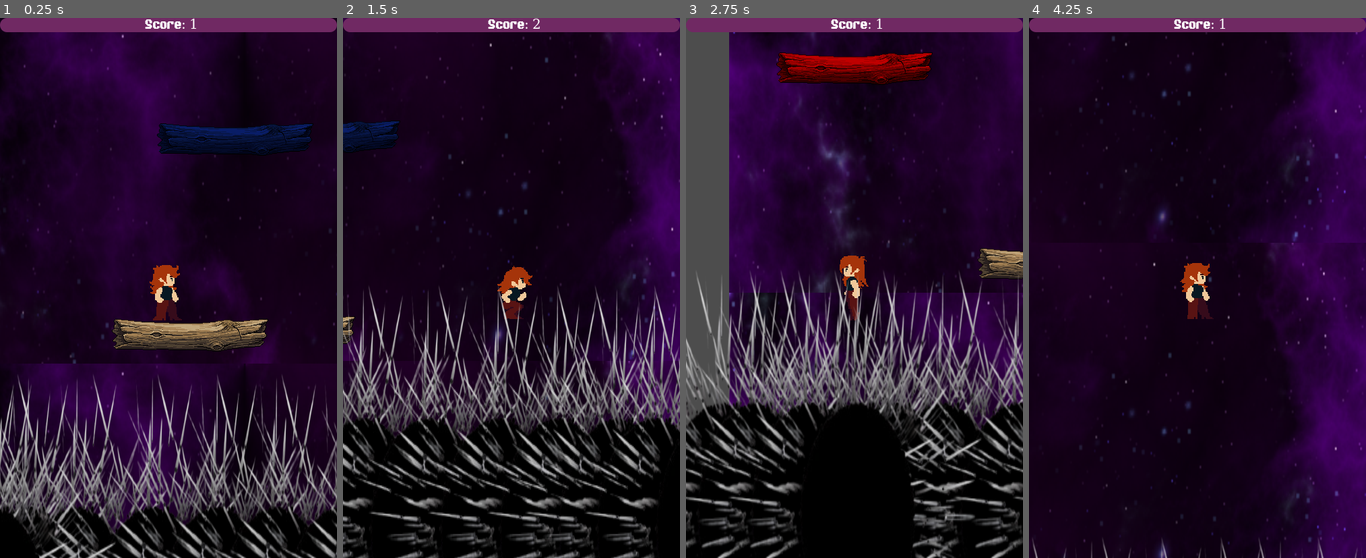
Above: before the commit, frames 1-4 (left to right).
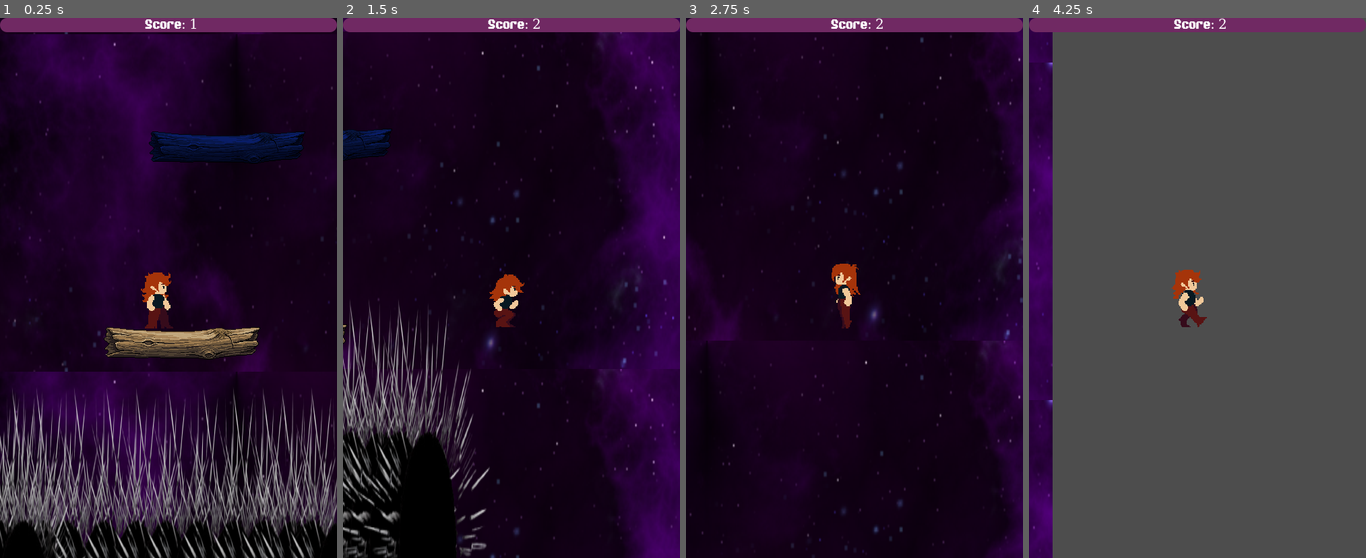
Above: after the commit, the same moments.

Repository: niranjansthaa11-code/jumping-game
Game: Godot game, scene res://Scences/game_manager.tscn
The game is run twice, just before and just after one commit, with the same random seed, the same clock (stepped at 60 frames per second) and the same inputs.
Inputs:
- Up to frame 1 (0.25 s): no input
- Up to frame 2 (1.5 s): tap Enter at 0.5 s; hold Right (Right) from 0.53 s (still down); tap Space (jump) at 0.6, 0.77, 1.07 s; tap Alt at 1.35 s
- Up to frame 3 (2.75 s): tap Space (jump) at 1.52, 1.55, 1.82, 2.3 s; release Right (Right) at 2.03 s; hold Left (Left) from 2.03 s (still down); tap Shift at 2.1 s
- Up to frame 4 (4.25 s): release Left (Left) at 2.78 s; hold Right (Right) from 2.78 s (still down); tap Space (jump) at 2.85, 3.02, 3.32, 3.77, 3.8, 4.07 s; tap Alt at 3.6 s

The runs differ from the first frame. In frame 1, 23% of the frame differs, in the area x 0-100%, y 2-100%; in frame 2, 26%; in frame 3, 50%; in frame 4, 97%, in the area x 0-100%, y 0-100%.

Commit message:
trying gpuparticles2d but it's not working :)

Diff:
--- a/Scences/game_manager.tscn
+++ b/Scences/game_manager.tscn
@@ -11,9 +11,33 @@
 [ext_resource type="Script" uid="uid://d2bjub1waubj" path="res://scripts/spwanner.gd" id="8_144yx"]
 [ext_resource type="AudioStream" uid="uid://dlqxt1otbjalh" path="res://Assets/Music/background_music.mp3" id="9_n5h5e"]
 [ext_resource type="FontFile" uid="uid://dvh0cmmo4y4wl" path="res://Assets/Fonts/GamepauseddemoRegular-RpmY6.otf" id="10_f18hu"]
+[ext_resource type="Texture2D" uid="uid://kfo1p0y6cko2" path="res://Assets/Background/df-removebg-preview.png" id="10_p2wod"]
 
 [sub_resource type="RectangleShape2D" id="RectangleShape2D_y7cpi"]
 size = Vector2(1248, 408)
+
+[sub_resource type="Curve" id="Curve_ku2p1"]
+_data = [Vector2(0.03374234, 0.9552573), 0.0, 0.0, 0, 0, Vector2(0.9539877, 0), 0.0, 0.0, 0, 0]
+point_count = 2
+
+[sub_resource type="CurveTexture" id="CurveTexture_p2wod"]
+curve = SubResource("Curve_ku2p1")
+
+[sub_resource type="ParticleProcessMaterial" id="ParticleProcessMaterial_ku2p1"]
+particle_flag_disable_z = true
+emission_shape = 6
+emission_ring_axis = Vector3(0, 0, 1)
+emission_ring_height = 0.0
+emission_ring_radius = 200.0
+emission_ring_inner_radius = 150.0
+emission_ring_cone_angle = 90.0
+orbit_velocity_min = 0.5000001
+orbit_velocity_max = 0.5000001
+gravity = Vector3(0, 0, 0)
+radial_accel_min = -200.0
+radial_accel_max = -200.0
+scale_curve = SubResource("CurveTexture_p2wod")
+color = Color(0.0040020705, 0.0026240114, 0.00064859155, 1)
 
 [sub_resource type="StyleBoxFlat" id="StyleBoxFlat_n5h5e"]
 bg_color = Color(0.4392157, 0.16078432, 0.3882353, 1)
@@ -40,14 +64,19 @@
 position = Vector2(80, 520)
 scale = Vector2(1.5, 1.5)
 
+[node name="Music_manager" type="AudioStreamPlayer" parent="." groups=["global_music"]]
+unique_name_in_owner = true
+stream = ExtResource("9_n5h5e")
+
 [node name="Floor" type="Node2D" parent="."]
 
 [node name="StaticBody2D" parent="Floor" instance=ExtResource("3_cvrwf")]
 position = Vector2(112, 560)
 
-[node name="Blackhole" type="Node2D" parent="." groups=["player"]]
+[node name="Blackhole" type="Node2D" parent="." groups=["global_music", "player"]]
 z_index = 5
-position = Vector2(-304, 1024)
+position = Vector2(-184, 1032)
+scale = Vector2(0.5, 1)
 script = ExtResource("5_y7cpi")
 
 [node name="Main_one" parent="Blackhole" groups=["player"] instance=ExtResource("5_oait6")]
@@ -138,14 +167,19 @@
 
 [node name="AudioStreamPlayer2" type="AudioStreamPlayer" parent="Blackhole/Main_one"]
 stream = ExtResource("5_ku2p1")
+volume_db = 16.948
+
+[node name="GPUParticles2D" type="GPUParticles2D" parent="Blackhole"]
+position = Vector2(16.000061, -432)
+scale = Vector2(1e-05, 1e-05)
+amount = 50
+texture = ExtResource("10_p2wod")
+process_material = SubResource("ParticleProcessMaterial_ku2p1")
 
 [node name="Spwanner" type="Marker2D" parent="."]
 position = Vector2(80, 144)
 script = ExtResource("8_144yx")
 log_scene = ExtResource("3_cvrwf")
-
-[node name="Music_manager" type="AudioStreamPlayer" parent="."]
-stream = ExtResource("9_n5h5e")
 
 [node name="CanvasLayer" type="CanvasLayer" parent="."]
 layer = 3
@@ -163,4 +197,5 @@
 
 [connection signal="body_entered" from="Blackhole/Main_one" to="Blackhole" method="_on_main_one_body_entered"]
 
+[editable path="CharacterBody2D"]
 [editable path="Blackhole/Main_one"]
--- a/Scences/player.tscn
+++ b/Scences/player.tscn
@@ -1,9 +1,43 @@
-[gd_scene load_steps=34 format=3 uid="uid://dyg5a1qw6lbvt"]
+[gd_scene load_steps=44 format=3 uid="uid://dyg5a1qw6lbvt"]
 
 [ext_resource type="Script" uid="uid://cjoenllmiu6pn" path="res://scripts/player.gd" id="1_fdd1h"]
 [ext_resource type="Texture2D" uid="uid://bpnvj431ohjwq" path="res://Assets/Sprites/spr_player_run_strip9.png" id="1_uo0j8"]
+[ext_resource type="Texture2D" uid="uid://c07hk1dpw6q2g" path="res://Assets/Sprites/spr_player_death_strip8.png" id="2_26jep"]
 [ext_resource type="Texture2D" uid="uid://dht4ny4mgdxho" path="res://Assets/Sprites/spr_player_idle_strip5.png" id="2_njme2"]
 [ext_resource type="Texture2D" uid="uid://c6p52kmafya8t" path="res://Assets/Sprites/spr_player_jump_strip12.png" id="3_5xvqy"]
+[ext_resource type="AudioStream" uid="uid://bkis2u1vam57h" path="res://Assets/Music/jump_2.mp3" id="5_yfn50"]
+
+[sub_resource type="AtlasTexture" id="AtlasTexture_yq6qu"]
+atlas = ExtResource("2_26jep")
+region = Rect2(0, 0, 64, 64)
+
+[sub_resource type="AtlasTexture" id="AtlasTexture_c1sda"]
+atlas = ExtResource("2_26jep")
+region = Rect2(64, 0, 64, 64)
+
+[sub_resource type="AtlasTexture" id="AtlasTexture_fwfe3"]
+atlas = ExtResource("2_26jep")
+region = Rect2(128, 0, 64, 64)
+
+[sub_resource type="AtlasTexture" id="AtlasTexture_jw7e8"]
+atlas = ExtResource("2_26jep")
+region = Rect2(192, 0, 64, 64)
+
+[sub_resource type="AtlasTexture" id="AtlasTexture_bp0t2"]
+atlas = ExtResource("2_26jep")
+region = Rect2(256, 0, 64, 64)
+
+[sub_resource type="AtlasTexture" id="AtlasTexture_xyedi"]
+atlas = ExtResource("2_26jep")
+region = Rect2(320, 0, 64, 64)
+
+[sub_resource type="AtlasTexture" id="AtlasTexture_cby0p"]
+atlas = ExtResource("2_26jep")
+region = Rect2(384, 0, 64, 64)
+
+[sub_resource type="AtlasTexture" id="AtlasTexture_aogjd"]
+atlas = ExtResource("2_26jep")
+region = Rect2(448, 0, 64, 64)
 
 [sub_resource type="AtlasTexture" id="AtlasTexture_ywsr4"]
 atlas = ExtResource("2_njme2")
@@ -111,6 +145,35 @@
 
 [sub_resource type="SpriteFrames" id="SpriteFrames_ywsr4"]
 animations = [{
+"frames": [{
+"duration": 0.05,
+"texture": SubResource("AtlasTexture_yq6qu")
+}, {
+"duration": 0.05,
+"texture": SubResource("AtlasTexture_c1sda")
+}, {
+"duration": 0.05,
+"texture": SubResource("AtlasTexture_fwfe3")
+}, {
+"duration": 0.05,
+"texture": SubResource("AtlasTexture_jw7e8")
+}, {
+"duration": 0.05,
+"texture": SubResource("AtlasTexture_bp0t2")
+}, {
+"duration": 0.05,
+"texture": SubResource("AtlasTexture_xyedi")
+}, {
+"duration": 0.05,
+"texture": SubResource("AtlasTexture_cby0p")
+}, {
+"duration": 0.05,
+"texture": SubResource("AtlasTexture_aogjd")
+}],
+"loop": true,
+"name": &"dead",
+"speed": 12.0
+}, {
 "frames": [{
 "duration": 1.0,
 "texture": SubResource("AtlasTexture_ywsr4")
@@ -217,13 +280,13 @@
 [node name="AnimatedSprite2D" type="AnimatedSprite2D" parent="."]
 position = Vector2(1, 0)
 sprite_frames = SubResource("SpriteFrames_ywsr4")
-animation = &"jump"
-frame_progress = 0.92636627
+animation = &"dead"
 
 [node name="CollisionShape2D" type="CollisionShape2D" parent="."]
 shape = SubResource("CapsuleShape2D_fdd1h")
 
 [node name="Camera2D" type="Camera2D" parent="."]
+position = Vector2(8, -8)
 
 [node name="Area2D" type="Area2D" parent="."]
 
@@ -231,4 +294,8 @@
 position = Vector2(0, 24)
 shape = SubResource("RectangleShape2D_5xvqy")
 
+[node name="Jumping" type="AudioStreamPlayer" parent="."]
+stream = ExtResource("5_yfn50")
+volume_db = 5.0
+
 [connection signal="body_entered" from="Area2D" to="." method="body_touch_by_floor"]
--- a/project.godot
+++ b/project.godot
@@ -30,6 +30,7 @@
 
 floor=""
 player=""
+global_music=""
 
 [input]
 
--- a/scripts/blackhole.gd
+++ b/scripts/blackhole.gd
@@ -7,6 +7,8 @@
 
 @onready var player = get_node("../CharacterBody2D")
 @onready var dead_music =$Main_one/AudioStreamPlayer2
+@onready var main_music =%Music_manager
+@onready var anim_play = $"../CharacterBody2D/AnimatedSprite2D"
 
 func _process(delta: float) -> void:
 	if not player: return
@@ -14,16 +16,15 @@
 	# 1. Calculate how far the player is
 	var distance = position.y - player.global_position.y
 
-	# 2. TARGET SPEED: If the player is far, go fast. If close, go slow.
-	# This "Target" will be our max speed limit.
+
 	var target_speed = 350.0
 
 	if distance > 900:
 		# Catch up quickly if the player is pro
-		speed = move_toward(speed, 500.0, acceleration * 5 * delta)
+		speed = move_toward(speed, 350.0, acceleration * 2 * delta)
 	elif distance < 400:
 		# Slow down to a "crawl" if the player is about to die
-		speed = move_toward(speed, 150.0, acceleration * 10 * delta)
+		speed = move_toward(speed, 100.0, acceleration * 10 * delta)
 	else:
 		# Normal cruising speed
 		speed = move_toward(speed, target_speed, acceleration * delta)
@@ -34,9 +35,17 @@
 
 
 func _on_main_one_body_entered(body: Node2D) -> void:
-	dead_music.play()
 	if body.is_in_group("player") or body.name == "CharacterBody2D":
 		print("Player consumed by the void!")
-		await get_tree().create_timer(0.5).timeout
+		body.set_physics_process(false) #for stopping the overlapping of the animations
+		main_music.stop()
+		dead_music.play()
+		# 3. Play the animation
+		anim_play.play("dead")
+		#Making the player sink
+		var tween = create_tween()
+		tween.tween_property(body, "scale", Vector2.ZERO, 0.8)
+		tween.parallel().tween_property(body, "modulate:a", 0.0, 0.8)
+		#waitting time
+		await get_tree().create_timer(1.2).timeout
 		get_tree().reload_current_scene()
-	pass # Replace with function body.
--- a/scripts/player.gd
+++ b/scripts/player.gd
@@ -3,6 +3,7 @@
 const SPEED = 400.0
 const JUMP_VELOCITY = -800
 @onready var sprite = $AnimatedSprite2D
+@onready var jump_sound =$Jumping
 #getting the gravity
 var gravity = 1000
 var score = 0
@@ -16,6 +17,7 @@
 
 	# Making the thing jump
 	if Input.is_action_just_pressed("jump") and is_on_floor():
+		jump_sound.play()
 		velocity.y = JUMP_VELOCITY
 
 	# this gets the direction as input as the -1,0,1 resp..
Binary file added: Assets/Background/07dcf478-207e-4272-a999-f5a807614d22.jpg
Not shown, added: Assets/Background/07dcf478-207e-4272-a999-f5a807614d22.jpg.import
Binary file added: Assets/Background/df-removebg-preview.png
Not shown, added: Assets/Background/df-removebg-preview.png.import
Not shown, added: Assets/Music/jump.mp3.import
Not shown, added: Assets/Music/jump_2.mp3.import
Binary file added: Assets/Sprites/spr_player_death_strip8.png
Not shown, added: Assets/Sprites/spr_player_death_strip8.png.import
Not shown: 1 places in Scences/game_manager.tscn that only renumber resources
Not shown, added: Assets/Music/jump.mp3
Not shown, added: Assets/Music/jump_2.mp3
